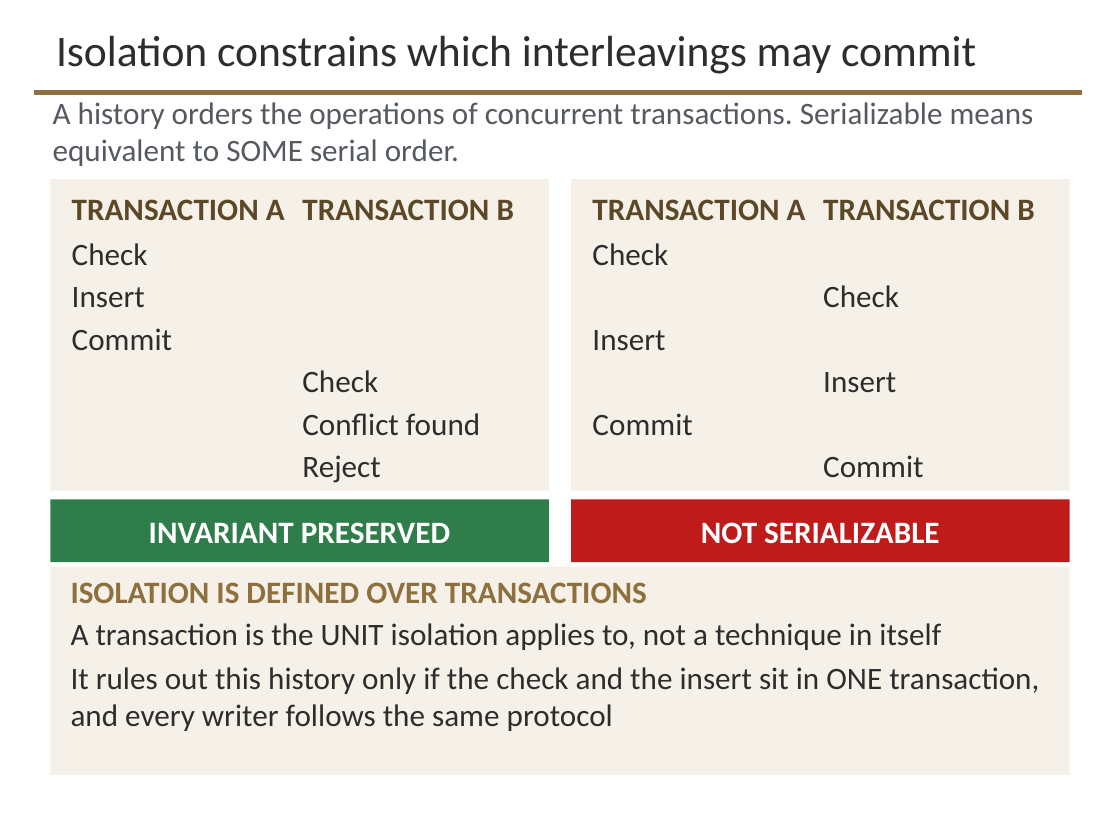
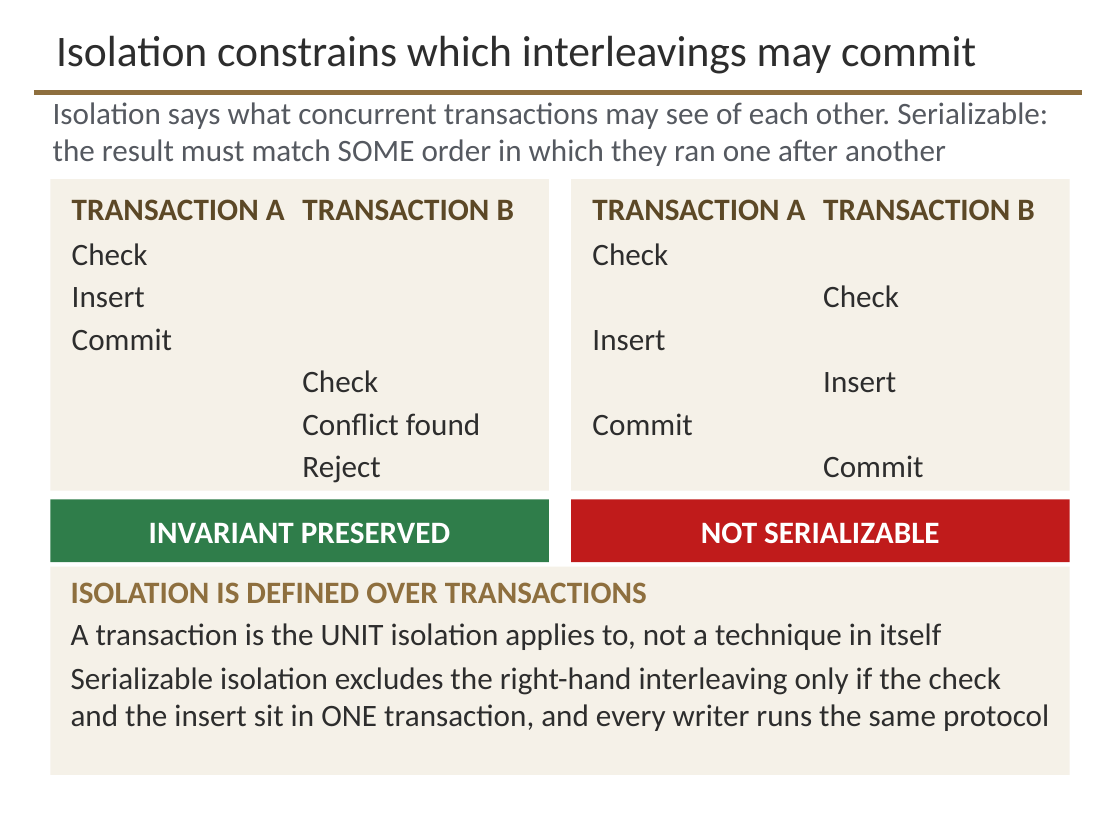
Before and after one commit to davisjam/model-based-agentic-software-engineering, a slide deck: slide 26 of course/lectures/act-3-software-in-the-world/02-data-management/3-2-Data-Management.pptx. Drawn at 1120x840 pixels with LibreOffice and Linux fonts; fonts in the diff are those of the drawing; background and template pictures are left out. Boxes give left, top, right and bottom in pixels: in the first picture for what was removed or moved away, otherwise in the second. Text is boxed around its words. In the diff, an @@ line names an element or a change of style, - is before the commit and + after.

Commit message:
deck 3-2: the per-slide corrections on the concurrency run
Slide 24, the three approaches: the prompt said 'both of these' and now names
requests A and B. The author asked for 'both requests A and B from previous
slide'; the full phrase measures 91 characters against a 67-character one-line
budget at 22pt, and the band cannot take a second line without pushing the table
below the floor. Naming A and B carries the reference, which the resequencing is
what makes unambiguous: slide 23 now IS the previous slide and labels them so.

Slide 25, the transaction: a definition card replaces 'what it promises', the two
cards that both said 'does not stop interleaving' are now one statement of what
it promises and one headed card of what it does not provide. The ask was built as
the LAST click, after its own answers; it is now the second.

Slide 26, isolation: the top line defines isolation instead of opening on 'a
history orders', which the author found confusing. The bottom card names the
agent and the object rather than saying 'it rules out this history'. The round-6
NOT SERIALIZABLE label and the withdrawal of the deepening request both stand.

Slide 27: 'it' in the title was undefined, and the old title was also the slide's
own discovery sentence printed in advance, so the two panel heads revealed a
split the title had already announced. Both are now fixed by one title. The left
verdict band wrapped outside its own fill, which predates this round.

Slide 28: the duplicated question leaves the title; 'ONE transactional database'
becomes 'ONE database transaction', with the sentence rebuilt around the new noun
phrase, because the constraint is about the unit the work forms and not where the
rows live.

Builds re-emitted whole on 25 and 27; 27 drops from eight click groups to six by
merging each panel head with the panel it heads.

```diff
--- a/course/lectures/act-3-software-in-the-world/02-data-management/3-2-Data-Management.pptx
+++ b/course/lectures/act-3-software-in-the-world/02-data-management/3-2-Data-Management.pptx
@@ text at bbox=[53, 102, 1048, 166]: text changed @@
-A history orders the operations of concurrent transactions. Serializable means equivalent to SOME serial order.
+Isolation says what concurrent transactions may see of each other. Serializable: the result must match SOME order in which they ran one after another
@@ text at bbox=[71, 667, 1049, 731]: text changed @@
-It rules out this history only if the check and the insert sit in ONE transaction, and every writer follows the same protocol
+Serializable isolation excludes the right-hand interleaving only if the check and the insert sit in ONE transaction, and every writer runs the same protocol
```
Also in this commit, not shown: 4 other slides changed.
